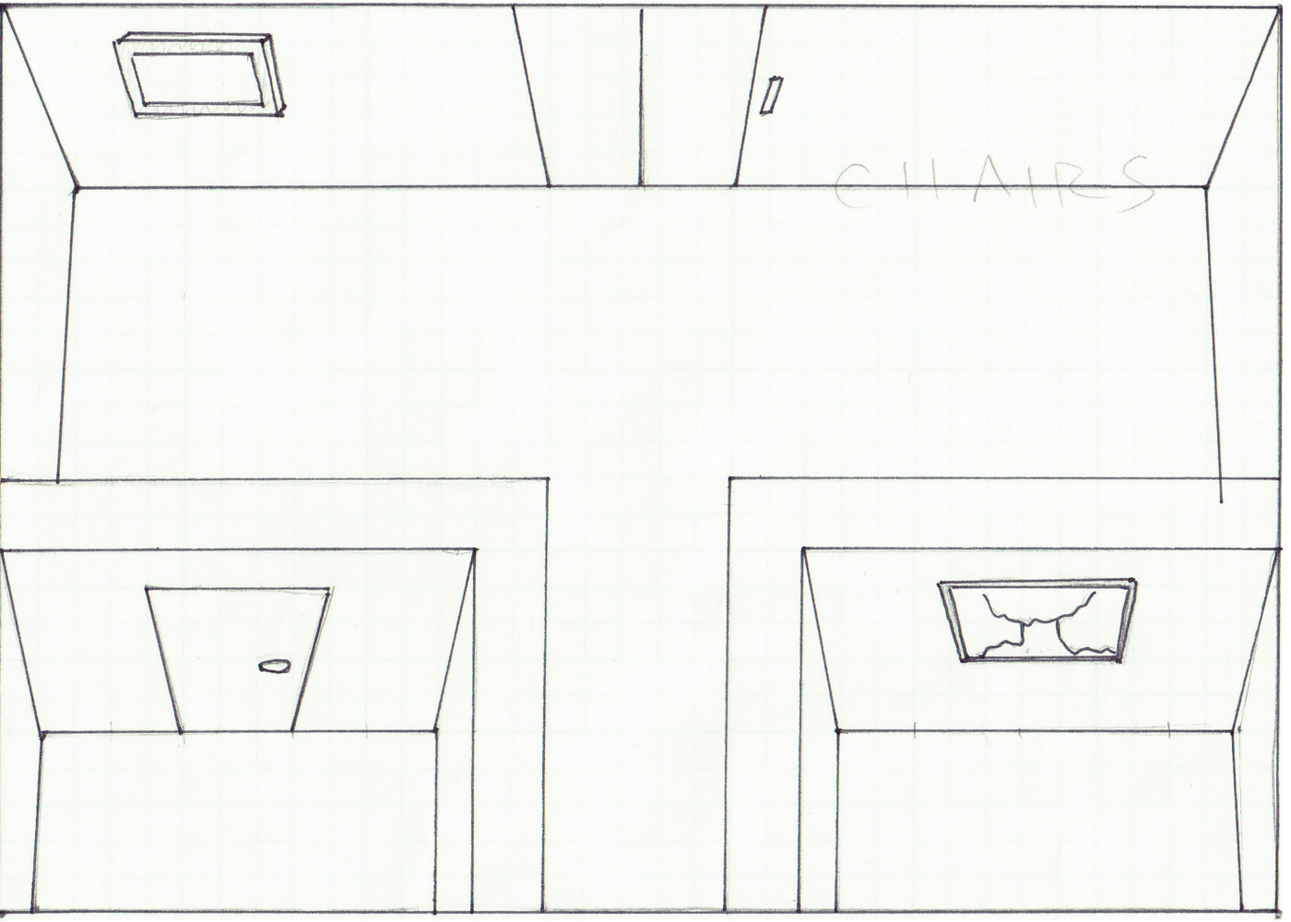
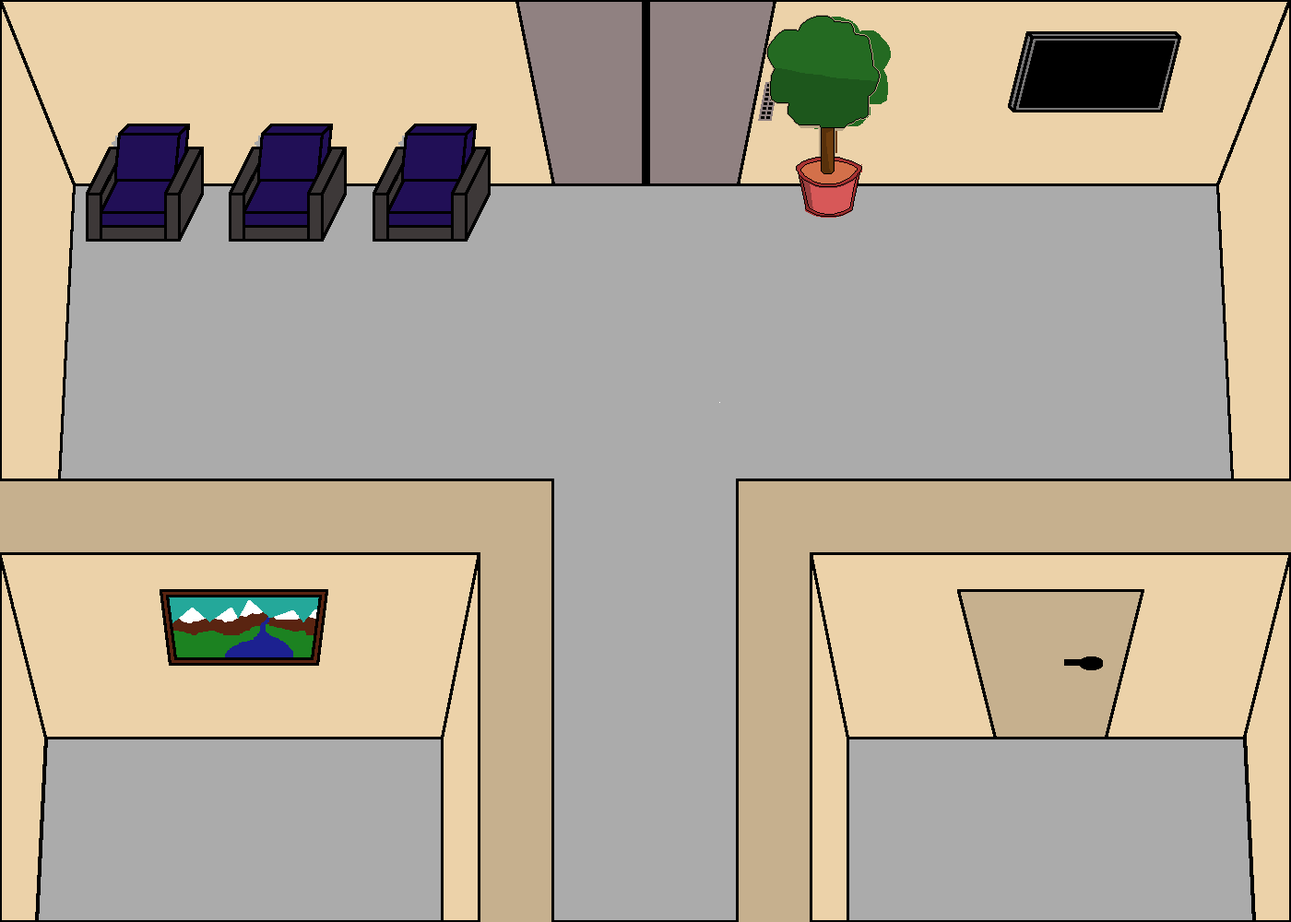
Revision of a layered (1291, 922) image; what changed, layer by layer:
added layer "Pasted Layer #1" above "scene3" over [766, 14, 881, 217]
renamed "pixel art" to "scene3", painted on it over [0, 478, 1291, 922]
added layer "furnishings" above "room outline" over [85, 16, 1182, 590]
added layer "room outline" above "Pasted Layer" over [0, 0, 1291, 922]
hid "Background" over [0, 0, 1291, 922]
